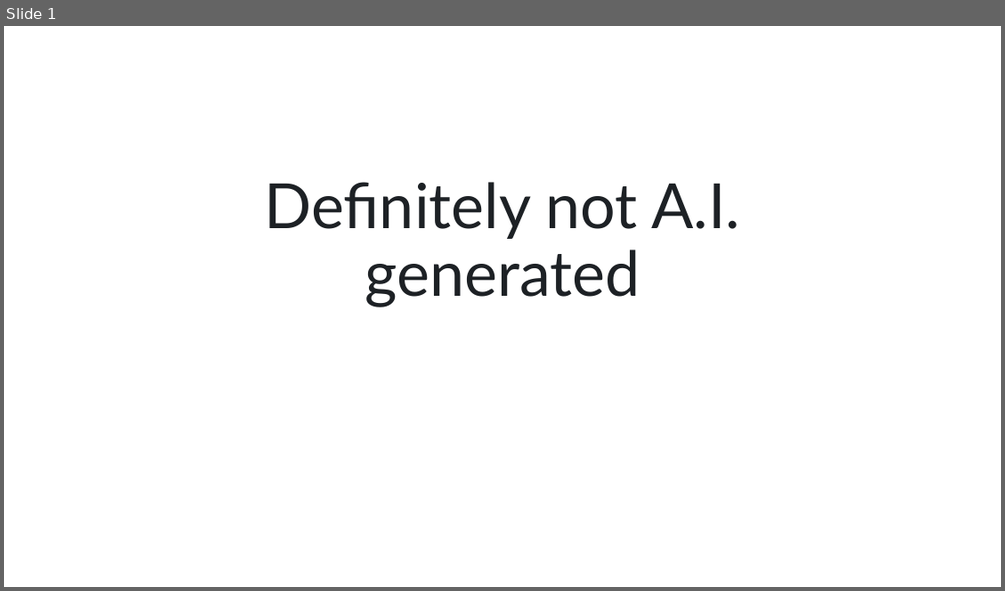
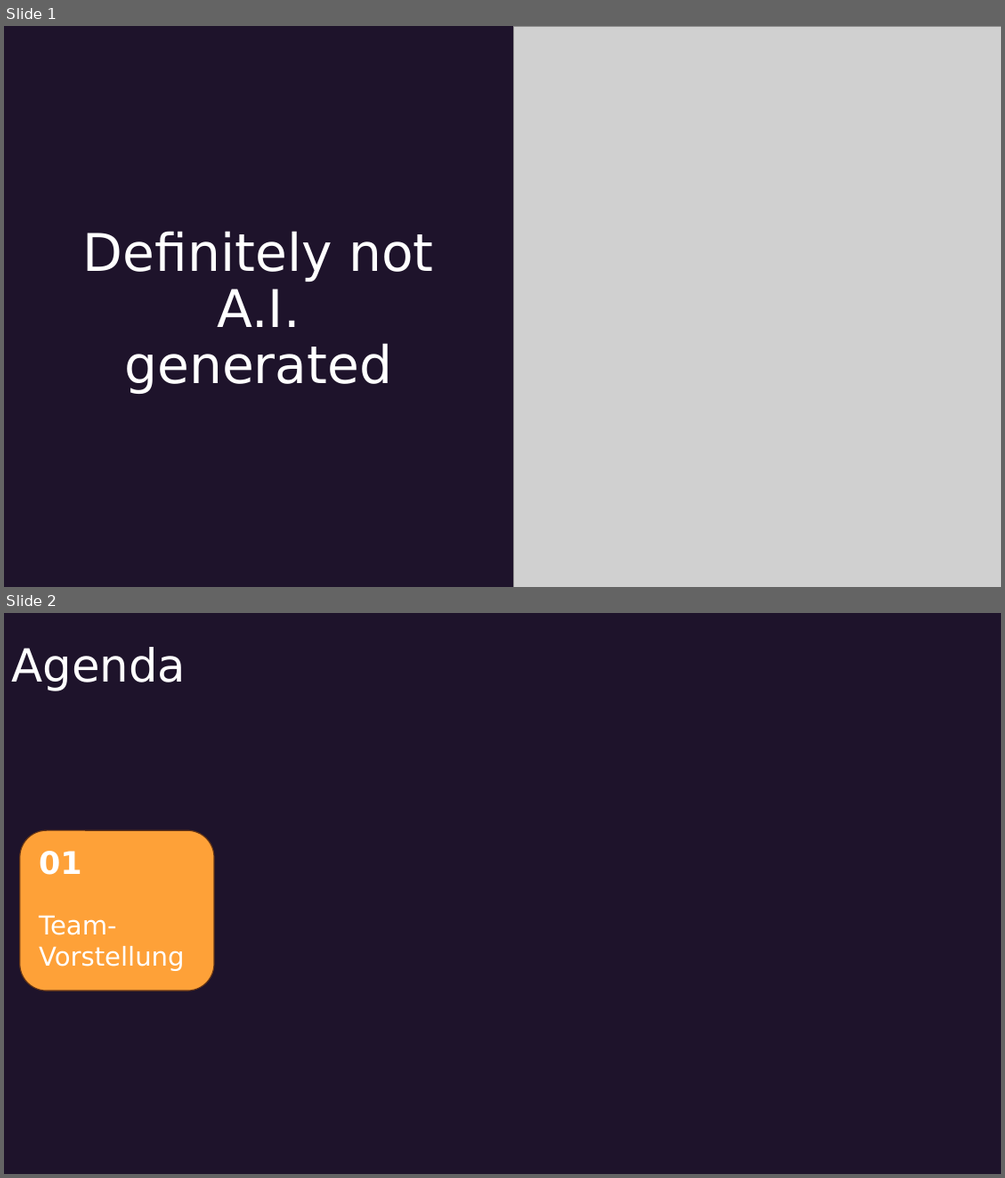
Before and after one commit to LmaoPewPew/DNAIG, a slide deck: praesantationen/Teampraesentation.pptx. Shown one above the other, each under a label of ours: slide 1 before the commit, slides 1 and 2 after it. The pictures are 1005x591 and 1005x1178 pixels, drawn with LibreOffice and Linux fonts; fonts in the diff are those of the drawing; grey boxes stand for pictures. Boxes give left, top, right and bottom in pixels: in the first picture for what was removed or moved away, otherwise in the second. Text is boxed around its words. In the diff, an @@ line names an element or a change of style, - is before the commit and + after.

```diff
--- a/praesantationen/Teampraesentation.pptx
+++ b/praesantationen/Teampraesentation.pptx
@@ slide 2 added at (4, 613, 1001, 1174), background #1E132B @@
@@ title added at (12, 647, 186, 691), 44 pt, text #FFFFFF @@
+Agenda
@@ rounded rectangle added at (20, 831, 214, 990), fill #FEA138, outline #683715 1 pt @@
@@ text added at (39, 851, 82, 875), 30 pt, text #FFFFFF, bold @@
+01
@@ text added at (39, 915, 184, 971), 25 pt, text #FFFFFF @@
+Team-Vorstellung
@@ slide 1 changed as well @@
@@ background #FFFFFF to #1E132B @@
@@ picture added at (513, 26, 1001, 587) @@
@@ title "Definitely not A.I. generated": place and size @@
-title "Definitely not A.I. generated" at (265, 182, 740, 307)
+title "Definitely not A.I. generated" at (83, 231, 433, 394)
@@ title "Definitely not A.I. generated" at (83, 231, 433, 394): size 60 to 50 pt, font Lato to DejaVu Sans, text colour #1D2125 to #FFFFFF @@
```
Also in this commit, not shown: 6 other slides changed, 4 other slides added, 1 slide removed.
